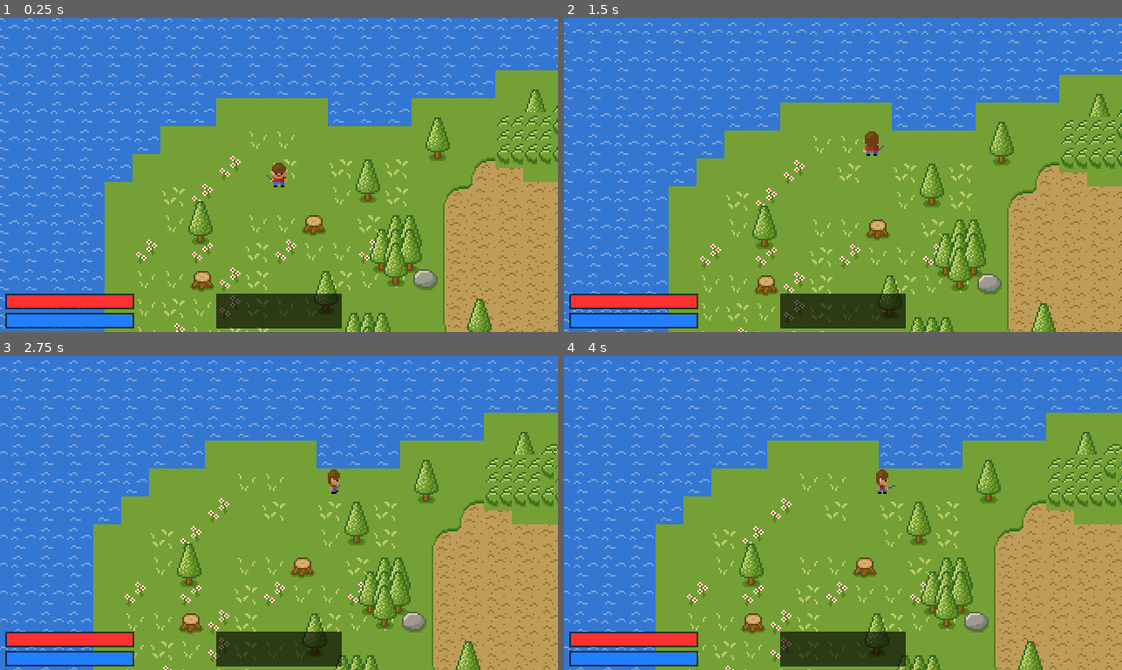
Above: before the commit, frames 1-4 (two rows, left to right).
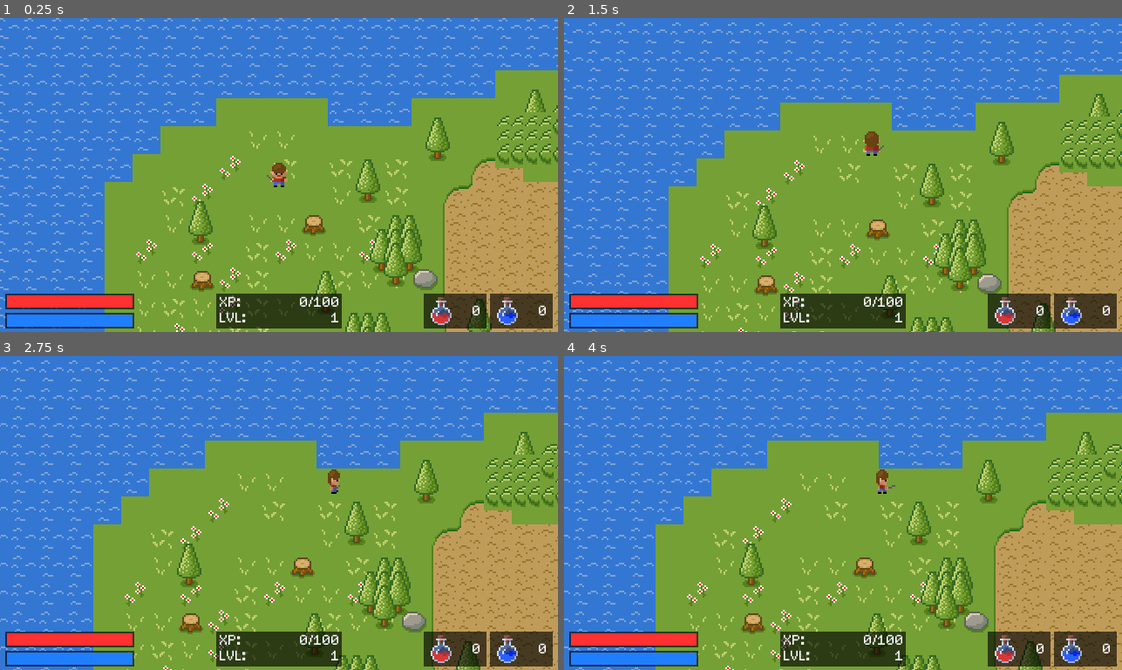
Above: after the commit, the same moments.

Repository: hennifant/rpg
Game: Godot game, scene res://Scenes/Main.tscn
The game is run twice, just before and just after one commit, with the same random seed, the same clock (stepped at 60 frames per second) and the same inputs. The project has no main scene, so this scene is started directly.
Inputs (mouse positions are in pixels of both pictures, inside the frame that each line leads up to):
- Up to frame 1 (0.25 s): no input
- Up to frame 2 (1.5 s): tap Enter at 0.5 s; drag from (843, 175) to (898, 105) at 0.52 s; drag from (731, 190) to (815, 237) at 1.27 s
- Up to frame 3 (2.75 s): tap Space (attack) at 2 s; move the mouse to (334, 443) at 2.02 s; hold Right (ui_right) from 2.03 s (still down); hold Space (attack) from 2.03 s (still down)
- Up to frame 4 (4 s): release Right (ui_right) at 2.75 s; release Space (attack) at 2.75 s; drag from (815, 575) to (675, 465) at 2.77 s; tap Enter at 3.5 s; move the mouse to (1010, 560) at 3.52 s; hold Left (ui_left) from 3.53 s (still down); hold Space (attack) from 3.53 s (still down)

The runs differ from the first frame. In frame 1, 2.8% of the frame differs, in the area x 39-100%, y 87-99%; in frame 2, 2.8%; in frame 3, 2.8%; in frame 4, 2.8%.

Commit message:
Added simple gui

Diff:
--- a/Fonts/Font.tres
+++ b/Fonts/Font.tres
@@ -3,5 +3,5 @@
 [ext_resource path="res://Fonts/Schrödinger.ttf" type="DynamicFontData" id=1]
 
 [resource]
-size = 10
+size = 8
 font_data = ExtResource( 1 )
--- a/Scenes/Main.tscn
+++ b/Scenes/Main.tscn
@@ -35,6 +35,8 @@
 [ext_resource path="res://Entities/Player/player_up_attack_1.png" type="Texture" id=33]
 [ext_resource path="res://Scripts/GUI/HealthBar.gd" type="Script" id=34]
 [ext_resource path="res://Scripts/GUI/ManaBar.gd" type="Script" id=35]
+[ext_resource path="res://Fonts/Font.tres" type="DynamicFont" id=36]
+[ext_resource path="res://Entities/GUI/potions.png" type="Texture" id=37]
 
 [sub_resource type="SpriteFrames" id=2]
 animations = [ {
@@ -200,6 +202,84 @@
 margin_bottom = 178.0
 color = Color( 0, 0, 0, 0.627451 )
 
+[node name="LabelXP" type="Label" parent="CanvasLayer/XP"]
+margin_left = 2.0
+margin_top = 1.0
+margin_right = 22.0
+margin_bottom = 11.0
+custom_fonts/font = ExtResource( 36 )
+text = "XP:"
+
+[node name="LabelLevel" type="Label" parent="CanvasLayer/XP"]
+margin_left = 2.0
+margin_top = 10.0
+margin_right = 22.0
+margin_bottom = 20.0
+custom_fonts/font = ExtResource( 36 )
+text = "LVL:"
+
+[node name="ValueXP" type="Label" parent="CanvasLayer/XP"]
+margin_left = 21.0
+margin_top = 1.0
+margin_right = 71.0
+margin_bottom = 11.0
+custom_fonts/font = ExtResource( 36 )
+text = "0/100"
+align = 2
+
+[node name="ValueLevel" type="Label" parent="CanvasLayer/XP"]
+margin_left = 21.0
+margin_top = 10.0
+margin_right = 71.0
+margin_bottom = 20.0
+custom_fonts/font = ExtResource( 36 )
+text = "1"
+align = 2
+
+[node name="HealthPotions" type="ColorRect" parent="CanvasLayer"]
+margin_left = 243.0
+margin_top = 158.0
+margin_right = 279.0
+margin_bottom = 178.0
+color = Color( 0, 0, 0, 0.627451 )
+
+[node name="Sprite" type="Sprite" parent="CanvasLayer/HealthPotions"]
+position = Vector2( 10, 10 )
+texture = ExtResource( 37 )
+region_enabled = true
+region_rect = Rect2( 0, 0, 16, 16 )
+
+[node name="Label" type="Label" parent="CanvasLayer/HealthPotions"]
+margin_left = 19.0
+margin_top = 6.0
+margin_right = 33.0
+margin_bottom = 16.0
+custom_fonts/font = ExtResource( 36 )
+text = "0"
+align = 2
+
+[node name="ManaPotions" type="ColorRect" parent="CanvasLayer"]
+margin_left = 281.0
+margin_top = 158.0
+margin_right = 317.0
+margin_bottom = 178.0
+color = Color( 0, 0, 0, 0.627451 )
+
+[node name="Sprite" type="Sprite" parent="CanvasLayer/ManaPotions"]
+position = Vector2( 10, 10 )
+texture = ExtResource( 37 )
+region_enabled = true
+region_rect = Rect2( 16, 0, 16, 16 )
+
+[node name="Label" type="Label" parent="CanvasLayer/ManaPotions"]
+margin_left = 19.0
+margin_top = 6.0
+margin_right = 33.0
+margin_bottom = 16.0
+custom_fonts/font = ExtResource( 36 )
+text = "0"
+align = 2
+
 [connection signal="player_stats_changed" from="Player" to="CanvasLayer/Health" method="_on_Player_player_stats_changed"]
 [connection signal="player_stats_changed" from="Player" to="CanvasLayer/Mana" method="_on_Player_player_stats_changed"]
 [connection signal="animation_finished" from="Player/Sprite" to="Player" method="_on_Sprite_animation_finished"]
Binary file added: Entities/GUI/potions.png
Not shown, added: Entities/GUI/potions.png.import
Not shown: 1 places in Scenes/Main.tscn that only renumber resources
